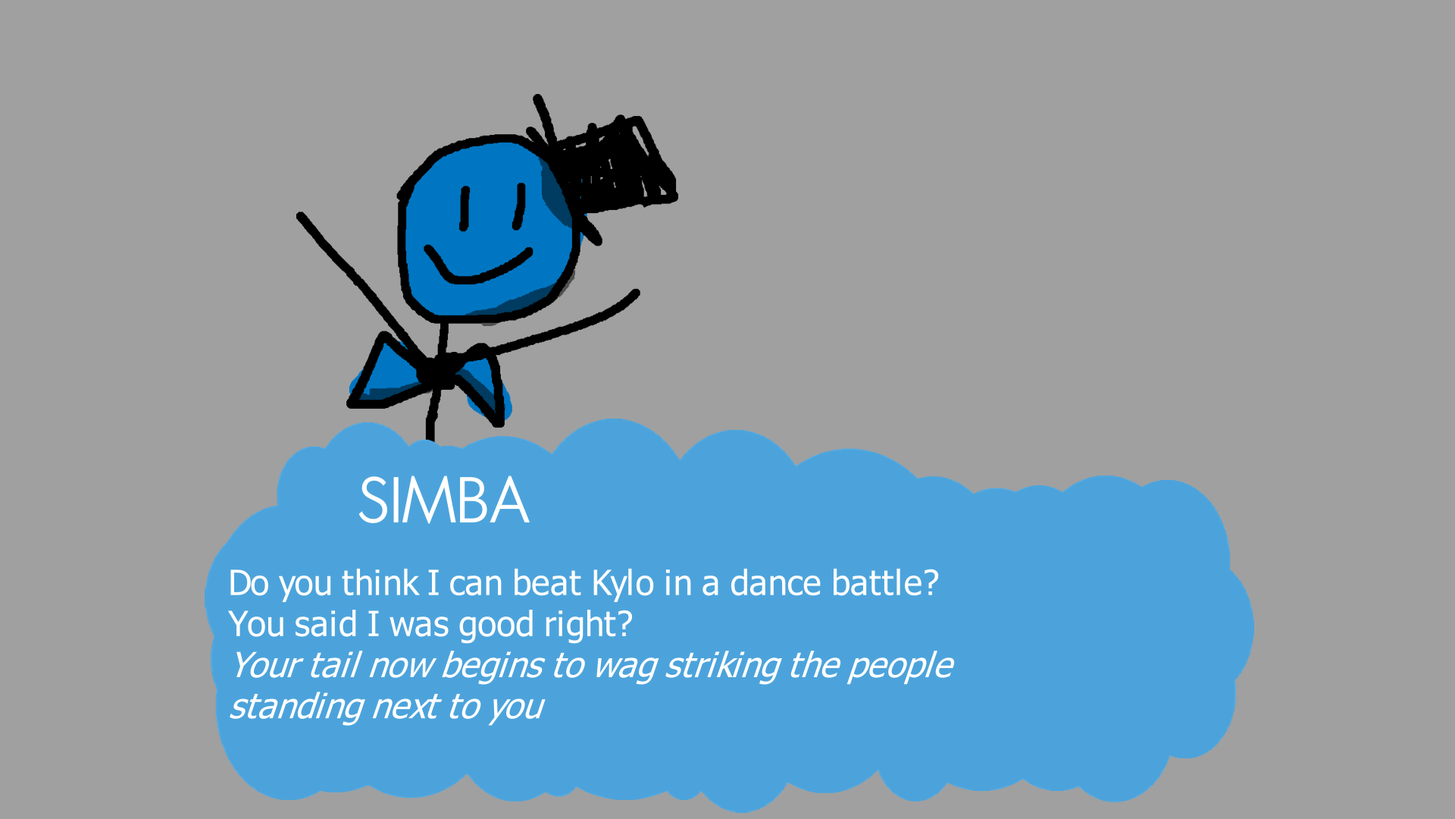
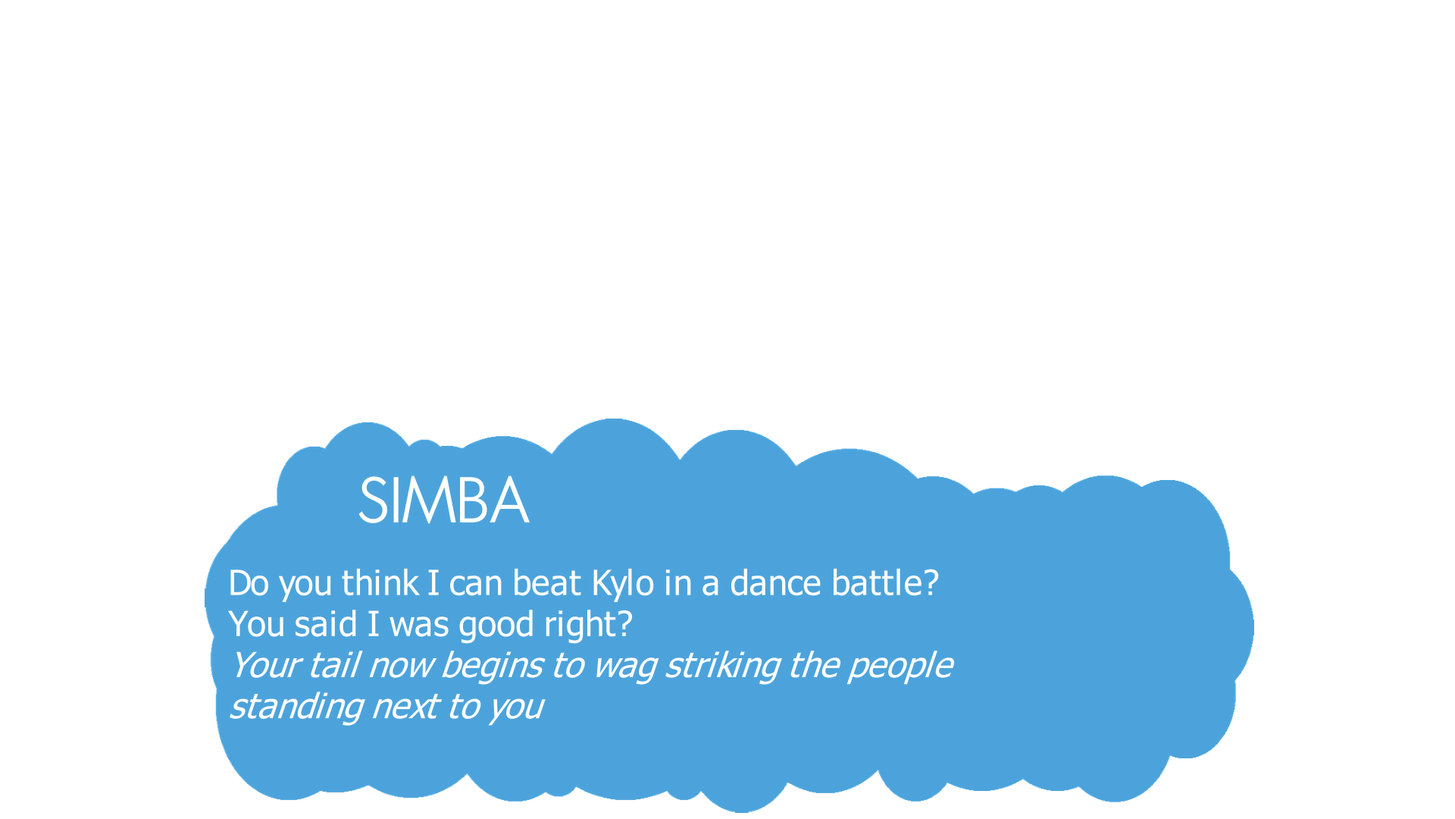
Layers edited between the first and the second 1455px x 819px image:
painted on "Bubble" over [204, 391, 1272, 819]
hid group "Group 2" (3 layers) over [291, 48, 680, 460]
painted on "Shadow" over [339, 145, 631, 437]
painted on "Lines" over [291, 48, 680, 460]
painted on "Color" over [339, 97, 631, 437]
hid "Background" (1st of 2), painted on it over [0, 0, 1455, 819]
